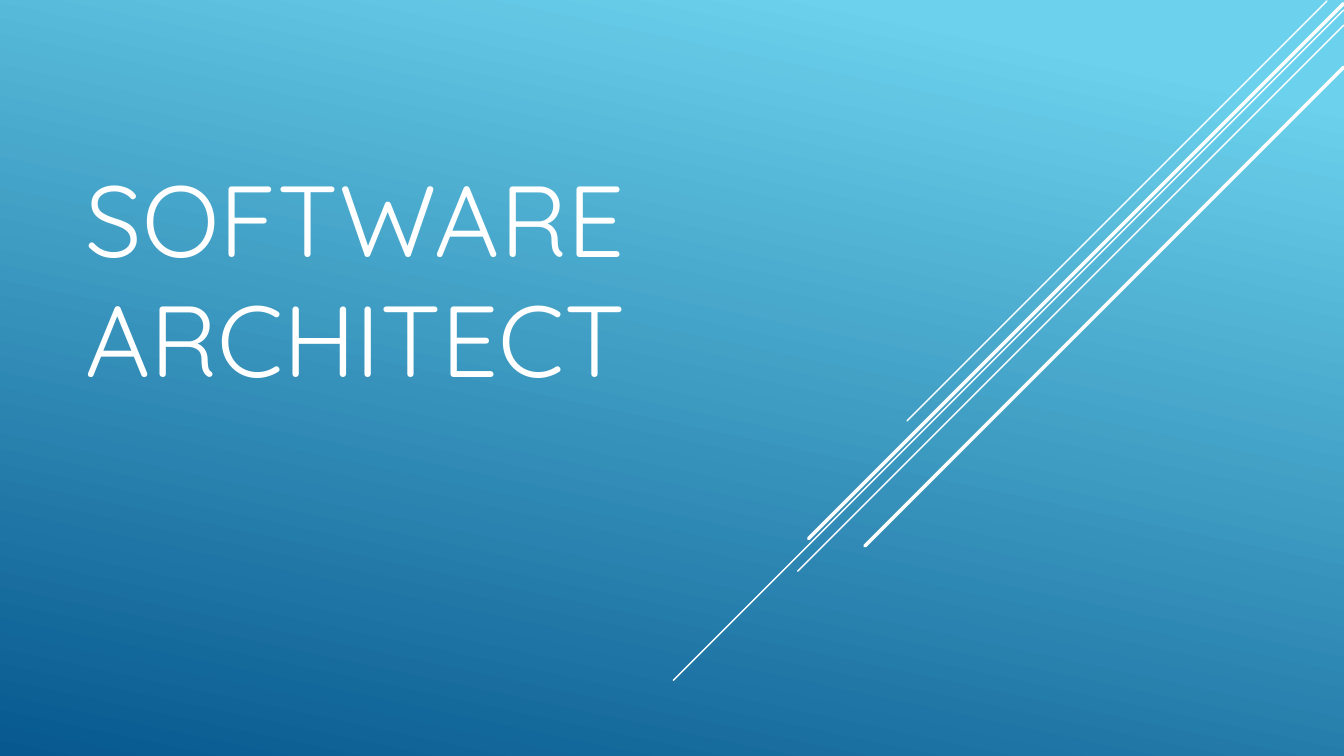
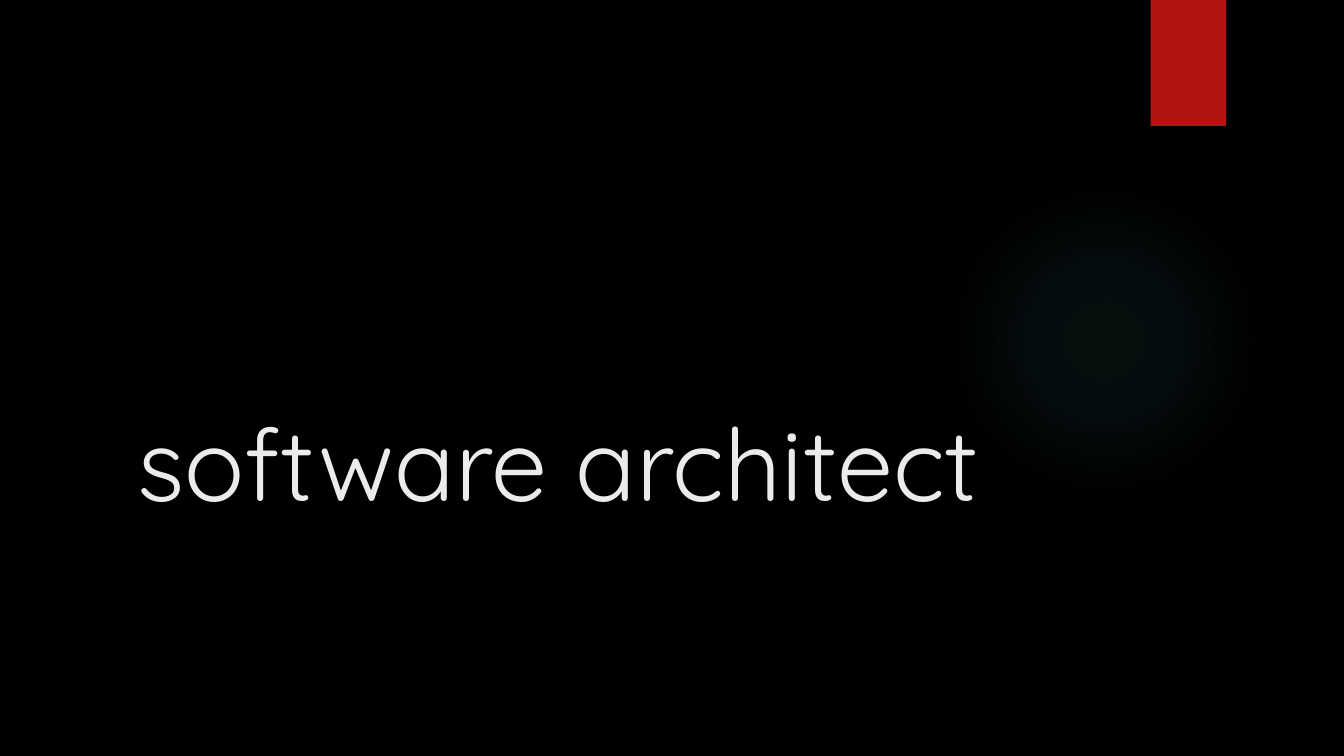
Before and after one commit to piragenthtech/technical-college, a slide deck: slide 1 of Nirmalan sir/software architect.pptx. Drawn at 1344x756 pixels with LibreOffice and Linux fonts; fonts in the diff are those of the drawing; background and template pictures are left out. Boxes give left, top, right and bottom in pixels: in the first picture for what was removed or moved away, otherwise in the second. Text is boxed around its words. In the diff, an @@ line names an element or a change of style, - is before the commit and + after.

Commit message:
software architect

```diff
--- a/Nirmalan sir/software architect.pptx
+++ b/Nirmalan sir/software architect.pptx
@@ background gradient #6ED2EB to #06588E to picture (left out) @@
@@ line removed from (1344, 10) to (674, 681) @@
@@ line removed from (1344, 25) to (798, 572) @@
@@ line removed from (1344, 4) to (809, 538) @@
@@ line removed from (1327, 1) to (907, 421) @@
@@ rectangle added at [1150,0,1226,126], fill #B01513 @@
@@ line removed from (1344, 68) to (865, 546) @@
@@ ellipse added at [949,185,1259,495], fill gradient #50B9C1 @@
@@ title at [137,426,979,502]: text changed; text colour #FFFFFF to #EBEBEB @@
-SOFTWARE ARCHITECT
+software architect
```
Also in this commit, not shown: 1 other slide changed, 1 slide added, 1 slide removed, 1 other file.
